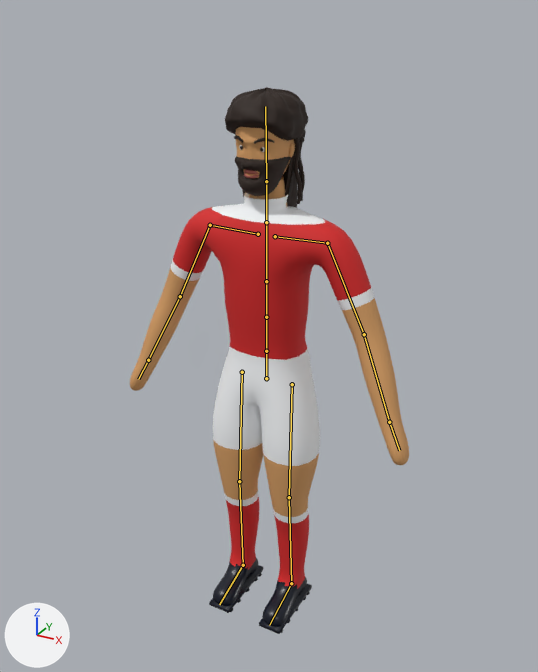
Renders of the Blender file blender/player.blend from each side of a commit.
The view is the same before and after, from a 50 mm lens placed at (1.074, -1.938, 2.055), pointed at (-0.04, 0.088, 1.042). Lighting does not change. The marker at lower left points along +X, +Y and +Z. The older version comes first. The bones that change, and the others that lie on the model, are drawn over the model as lines.

Objects in the first picture: 'Beard_full', 'Hair_afro', 'Hair_braids', 'Hair_curly', 'Hair_long', 'Player'.
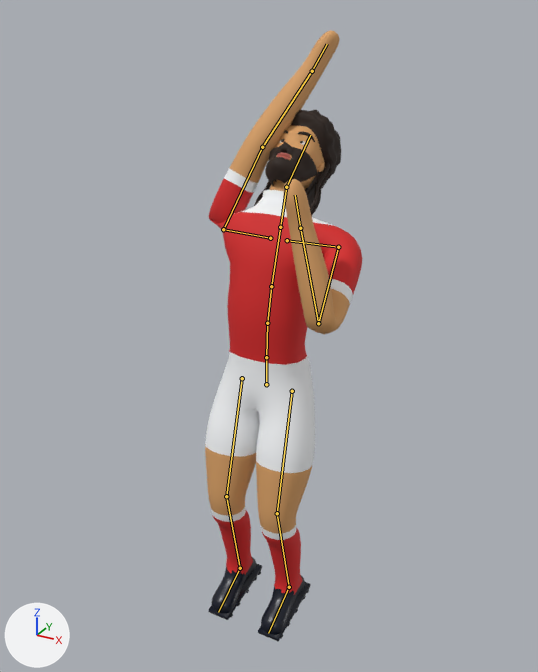
The newer file adds an action. The first version stands in its rest pose; the second is drawn at frame 0 of the action 'celebrate_sky'.

The change in detail:
Bone 'Hips' (bone_hips) moves from (0.0, 0.0, 0.0) to (0.0, -0.023, 0.0).
Bone 'Spine' (bone_spine) turns from (0, 0, 0) to (-4, 0, 0) degrees about its own x, y and z.
Bone 'Spine1' (bone_spine1) turns from (0, 0, 0) to (-8, 0, 0) degrees about its own x, y and z.
Bone 'Spine2' (bone_spine2) turns from (0, 0, 0) to (-6, 0, 0) degrees about its own x, y and z.
Bone 'Head' (bone_head) turns from (0, 0, 0) to (-34, 0, 0) degrees about its own x, y and z.
Bone 'LeftArm' (bone_leftarm) turns from (0, 0, 0) to (-40, 0, 12) degrees about its own x, y and z.
Bone 'LeftForeArm' (bone_leftforearm) turns from (0, 0, 0) to (-112, 0, 0) degrees about its own x, y and z.
Bone 'RightArm' (bone_rightarm) turns from (0, 0, 0) to (-176, 0, -4) degrees about its own x, y and z.
Bone 'RightForeArm' (bone_rightforearm) turns from (0, 0, 0) to (-4, 0, 0) degrees about its own x, y and z.
Bone 'LeftUpLeg' (bone_leftupleg) turns from (0, 0, 0) to (-12, 0, 0) degrees about its own x, y and z.
Bone 'LeftLeg' (bone_leftleg) turns from (0, 0, 0) to (22, 0, 0) degrees about its own x, y and z.
Bone 'RightUpLeg' (bone_rightupleg) turns from (0, 0, 0) to (-12, 0, 0) degrees about its own x, y and z.
Bone 'RightLeg' (bone_rightleg) turns from (0, 0, 0) to (22, 0, 0) degrees about its own x, y and z.

Boxes (x1, y1, x2, y2) around the edits, measured in the pictures (538 x 672 px):
'Player', posed (44% narrower, 20% taller)
    before: (130, 127, 409, 634)
    after: (205, 30, 362, 641)
'Hair_afro', posed
    before: (225, 87, 308, 142)
    after: (290, 110, 341, 189)
'Beard_full', posed
    before: (235, 156, 290, 196)
    after: (265, 142, 317, 186)
'Hair_braids', posed
    before: (242, 138, 305, 204)
    after: (254, 162, 330, 216)
'Hair_long', posed
    before: (282, 151, 297, 208)
    after: (304, 171, 323, 207)
'Hair_curly', posed (mostly hidden)
    before: (284, 136, 304, 140)
    after: (321, 149, 332, 184)
bone 'Hips', root to tip
    before: (266, 378) to (266, 351)
    after: (266, 384) to (266, 357)
bone 'Spine', root to tip
    before: (266, 351) to (266, 317)
    after: (266, 357) to (267, 323)
bone 'Spine1', root to tip
    before: (266, 317) to (266, 281)
    after: (267, 323) to (271, 286)
bone 'Spine2', root to tip
    before: (266, 281) to (266, 222)
    after: (271, 286) to (280, 227)
bone 'Head', root to tip
    before: (266, 181) to (265, 106)
    after: (286, 187) to (310, 135)
bone 'LeftArm', root to tip
    before: (327, 243) to (364, 334)
    after: (338, 247) to (318, 323)
bone 'LeftForeArm', root to tip
    before: (364, 334) to (389, 422)
    after: (318, 323) to (300, 228)
bone 'RightArm', root to tip
    before: (210, 225) to (180, 296)
    after: (223, 229) to (262, 147)
bone 'RightForeArm', root to tip
    before: (180, 296) to (148, 360)
    after: (262, 147) to (312, 71)
bone 'LeftUpLeg', root to tip
    before: (292, 384) to (289, 497)
    after: (292, 391) to (277, 513)
bone 'LeftLeg', root to tip
    before: (289, 497) to (291, 583)
    after: (277, 513) to (289, 587)
bone 'RightUpLeg', root to tip
    before: (242, 372) to (239, 481)
    after: (242, 378) to (226, 496)
bone 'RightLeg', root to tip
    before: (239, 481) to (243, 565)
    after: (226, 496) to (240, 568)
